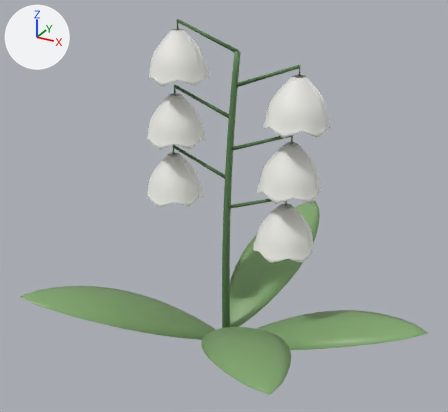
One commit to the glTF model www/models/flowers/lily-common-v2.glb: the scene before it, then after it.
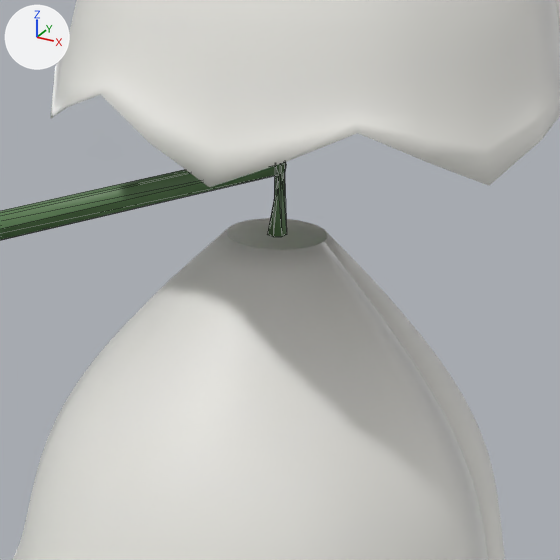
The first picture shows the older version from a 50 mm camera at (1.003, -1.848, 1.565) aimed at (-0.015, 0.003, 0.639). The close-ups show the older and then the newer version on the part from 57% to 73% of the width and 28% to 45% of the height of that picture. Only the edits that show in the close-ups are written down. The lights are fixed; the arrows at upper left show +X, +Y and +Z. The close-ups show mesh edges as thin lines. Vertices at exactly the same position are counted once.

Names of what the first close-up shows: 'lily-common-v2-petal', 'lily-common-v2-stem'.
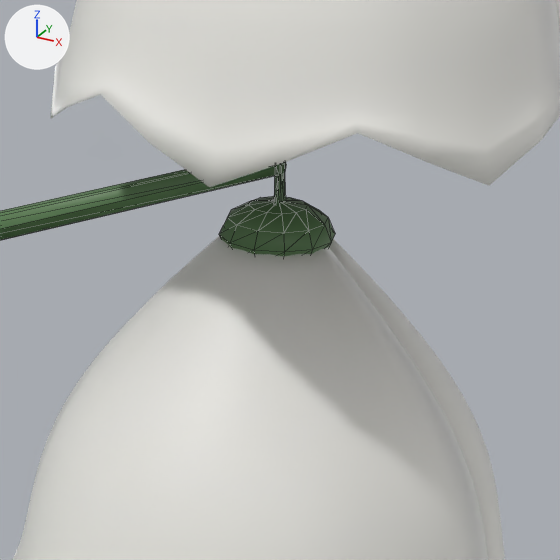
What the commit changed:
me_lily_common_v2_stem is used by ob_lily_common_v2_stem; location (0.0, 0.0, 0.0).
me_lily_common_v2_stem had 380 vertices, 656 faces and spanned x -0.216..0.272, y -0.038..0.017, z -0.001..1.301.
me_lily_common_v2_stem now has 884 vertices, 1520 faces and spans x -0.236..0.292, y -0.049..0.017, z -0.001..1.301.
me_lily_common_v2_stem part 1: a new loose piece of 84 vertices spanning x 0.23..0.278, y -0.049..-0.001, z 0.915..0.943, in mat_lily_stem.
Other edits to the shape of me_lily_common_v2_stem do not show in these pictures.

Pixel boxes (x1, y1, x2, y2) of what changed, in the close-ups (560 x 560 px):
'lily-common-v2-stem', reshaped
    before: (0, 162, 287, 240)
    after: (0, 162, 335, 256)
part 1 of me_lily_common_v2_stem, added (green)
    after: (219, 196, 335, 256)
